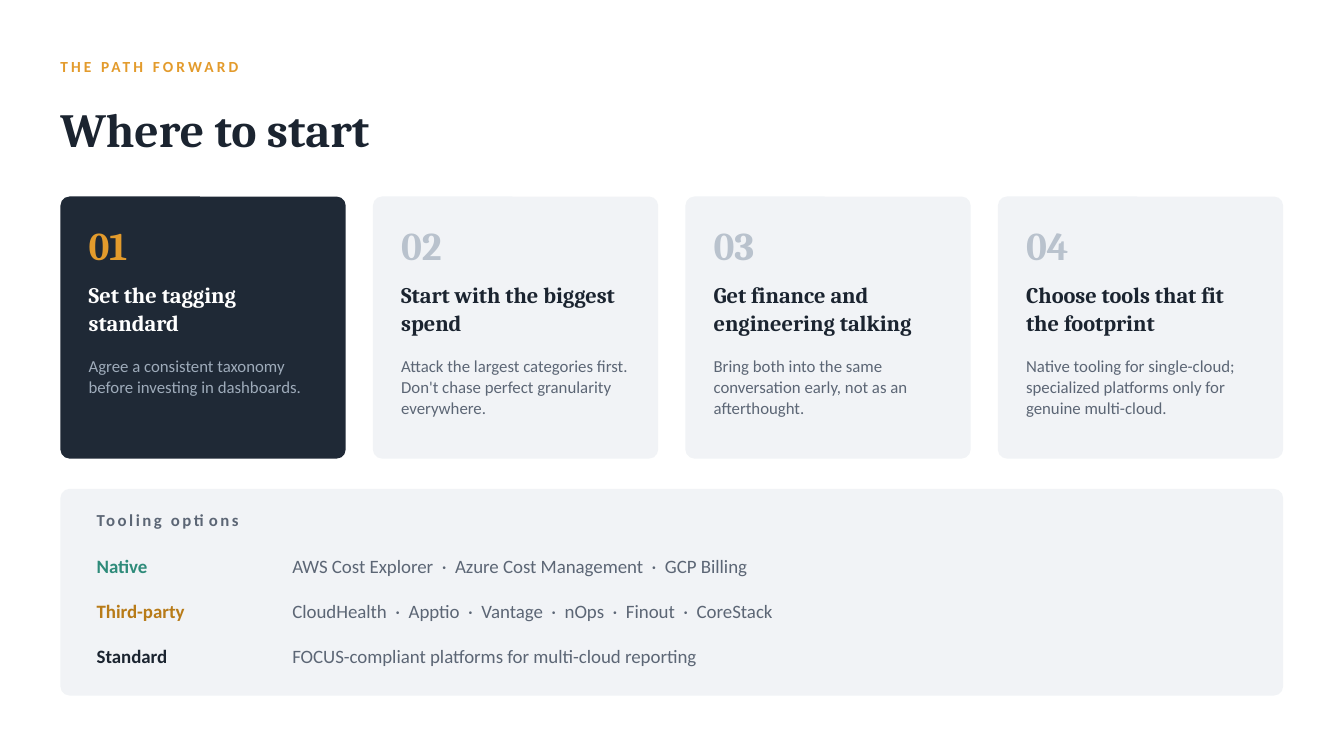
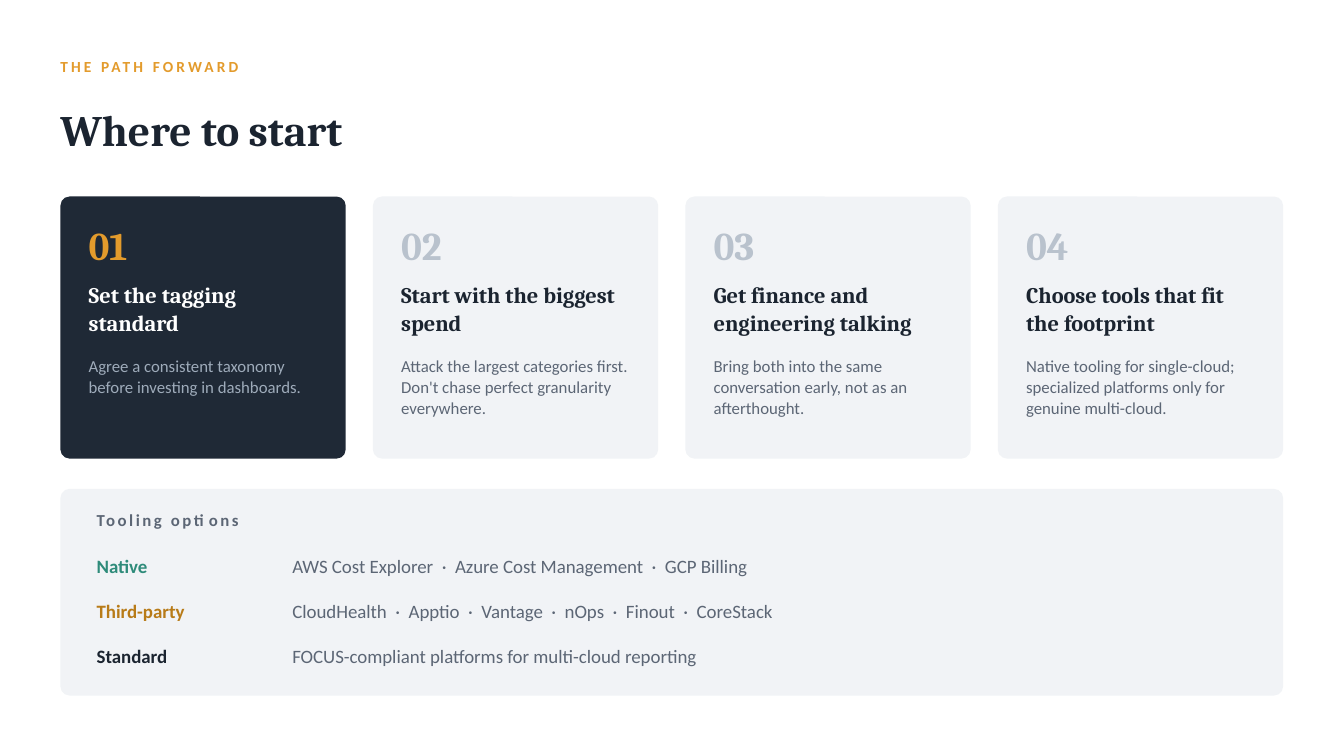
Before and after one commit to arielga5-code/Finops, a slide deck: slide 13 of presentations/finops-gaining-visibility.pptx. Drawn at 1344x756 pixels with LibreOffice and Linux fonts; fonts in the diff are those of the drawing. Boxes give left, top, right and bottom in pixels: in the first picture for what was removed or moved away, otherwise in the second. Text is boxed around its words. In the diff, an @@ line names an element or a change of style, - is before the commit and + after.

```diff
--- a/presentations/finops-gaining-visibility.pptx
+++ b/presentations/finops-gaining-visibility.pptx
@@ text "Where to start" at [60,115,342,147]: size 34 to 31 pt @@
```
Also in this commit, not shown: 12 other slides changed, 9 other files.
